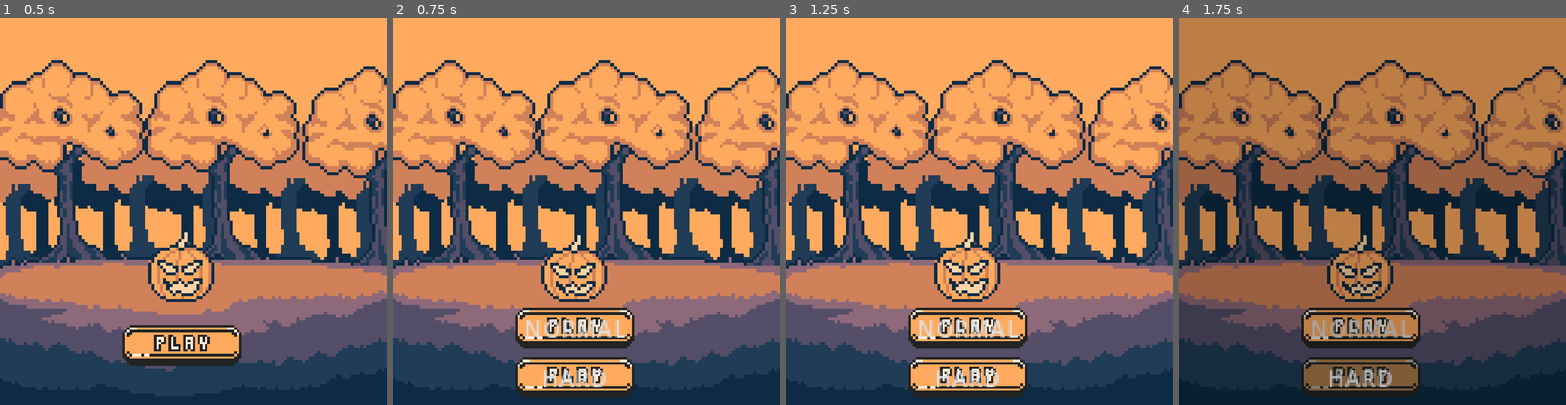
Above: before the commit, frames 1-4 (left to right).
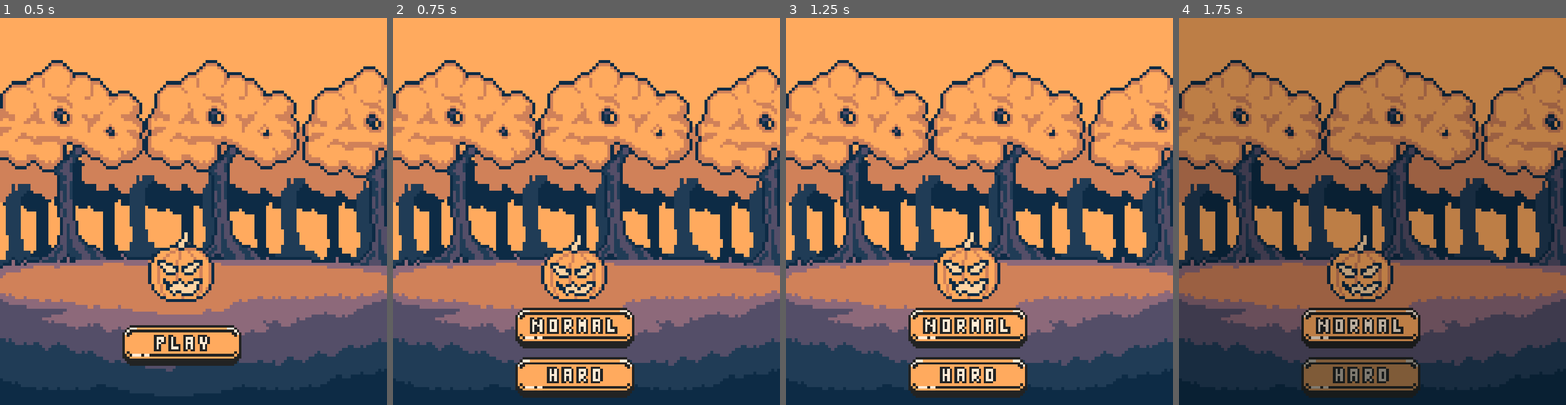
Above: after the commit, the same moments.

Repository: QuoteGenerator/Jame_Gam_Halloween
Game: Godot game, scene res://main_menu.tscn
Same seed, same stepped clock (60 frames per second), same inputs: the game is played once before the commit and once after it.
Inputs (mouse positions are in pixels of both pictures, inside the frame that each line leads up to):
- Up to frame 1 (0.5 s): no input
- Up to frame 2 (0.75 s): click (574, 346) at 0.5 s
- Up to frame 3 (1.25 s): no input
- Up to frame 4 (1.75 s): click (1360, 377) at 1.25 s

Frame 1 is identical in both runs. In frame 2, 1.3% of the frame differs, in the area x 34-61%, y 77-96%; in frame 3, 1.3%; in frame 4, 1.2%.

Commit message:
card double click bug fixed, new button sprites implemented

Diff:
--- a/Jame_GAM_HALLOWEN_FIX/jame-gam-halloween/Scripts/dialoguebox_end.gd
+++ b/Jame_GAM_HALLOWEN_FIX/jame-gam-halloween/Scripts/dialoguebox_end.gd
@@ -10,7 +10,7 @@
 	READING,
 	FINISHED
 }
-# @onready var type_sound: AudioStreamPlayer = $SfxRetroMultiplev1
+@onready var type_sound: AudioStreamPlayer = $SfxRetroMultiplev1
 
 @onready var textbox_container: MarginContainer = $TextboxContainer
 @onready var start_symbol: Label = $TextboxContainer/MarginContainer/HBoxContainer/StartSymbol
@@ -72,7 +72,7 @@
 	#tween = create_tween()
 	tween.tween_property(label, "visible_ratio", 1, len(next_text) * CHAR_READ_RATE)
 	state = State.READING
-	# type_sound.play()
+	type_sound.play()
 	#tween.start()
 
 func finish_text():
@@ -80,7 +80,7 @@
 	label.visible_ratio = 1
 	state = State.FINISHED
 	end_symbol.text = "V"
-	# type_sound.stop()
+	type_sound.stop()
 
 
 func _on_dialogue_end_finished() -> void:
--- a/Jame_GAM_HALLOWEN_FIX/jame-gam-halloween/Scripts/milestone1.gd
+++ b/Jame_GAM_HALLOWEN_FIX/jame-gam-halloween/Scripts/milestone1.gd
@@ -5,6 +5,7 @@
 @onready var move_milestone_1: CanvasLayer = $"."
 @onready var card_select: CanvasLayer = $"."
 @onready var label: Label = $Label
+@onready var click: AudioStreamPlayer = $Click
 
 
 var text_speed = 0.5
@@ -28,6 +29,7 @@
 func _on_fire_card_1_pressed() -> void:
 	GameState.player_moveset["S2"] = "FIREBALL\nDMG: 8  COST: 10  HIT%: 70"
 	GameState.move_milestone_1_completed = true
+	click.play()
 
 	GameState.move1_selected.emit()
 	hide()
@@ -37,6 +39,7 @@
 func _on_fire_card_2_pressed() -> void:
 	GameState.player_moveset["S2"] = "METEOR\nDMG: 12  COST: 15  HIT%: 45"
 	GameState.move_milestone_1_completed = true
+	click.play()
 
 	GameState.move1_selected.emit()
 	hide()
--- a/Jame_GAM_HALLOWEN_FIX/jame-gam-halloween/Scripts/milestone2.gd
+++ b/Jame_GAM_HALLOWEN_FIX/jame-gam-halloween/Scripts/milestone2.gd
@@ -1,6 +1,8 @@
 extends CanvasLayer
 
 signal move2_selected
+
+@onready var click: AudioStreamPlayer = $Click
 
 @onready var move_milestone_2: CanvasLayer = $"."
 @onready var combat_button = get_node("/root/Area1/CombatUI/Panel/Control/simple_attack_button")
@@ -35,6 +37,7 @@
 	GameState.move_milestone_2_completed = true
 	GameState.gust_picked = true
 	GameState.move2_selected.emit()
+	click.play()
 	hide()
 
 
@@ -43,4 +46,5 @@
 	GameState.move_milestone_2_completed = true
 	GameState.tornado_picked = true
 	GameState.move2_selected.emit()
+	click.play()
 	hide()
--- a/Jame_GAM_HALLOWEN_FIX/jame-gam-halloween/Tutorial_Area.tscn
+++ b/Jame_GAM_HALLOWEN_FIX/jame-gam-halloween/Tutorial_Area.tscn
@@ -13,7 +13,6 @@
 [ext_resource type="PackedScene" uid="uid://c6qwfkx23a2oe" path="res://rock_2.tscn" id="11_dipwe"]
 [ext_resource type="PackedScene" uid="uid://b8j662xpheekl" path="res://rock_1.tscn" id="12_fpldr"]
 [ext_resource type="PackedScene" uid="uid://dsm14bv6t17br" path="res://pumpkin_pie.tscn" id="13_0b11v"]
-[ext_resource type="PackedScene" uid="uid://cnokheo2ovrgs" path="res://fire_cards.tscn" id="13_uwtsg"]
 [ext_resource type="PackedScene" uid="uid://dejoqp57xlvc" path="res://skeleton.tscn" id="14_dipwe"]
 [ext_resource type="PackedScene" uid="uid://ckiiat4ysplny" path="res://ghost.tscn" id="15_fpldr"]
 [ext_resource type="Script" uid="uid://dolpru2rub64q" path="res://Scripts/scene_switch2.gd" id="16_fpldr"]
@@ -90,8 +89,6 @@
 [node name="TutorialArea" type="Node2D" unique_id=1696652792]
 script = ExtResource("1_0b11v")
 
-[node name="CardSelect" parent="." unique_id=581881684 instance=ExtResource("13_uwtsg")]
-
 [node name="Player" parent="." unique_id=1519202898 instance=ExtResource("2_ueham")]
 z_index = 1
 position = Vector2(3, 119)
--- a/Jame_GAM_HALLOWEN_FIX/jame-gam-halloween/dialoguebox_end.tscn
+++ b/Jame_GAM_HALLOWEN_FIX/jame-gam-halloween/dialoguebox_end.tscn
@@ -1,6 +1,7 @@
 [gd_scene format=3 uid="uid://bahkdi53jc6bf"]
 
 [ext_resource type="Script" uid="uid://brfdwqt2q3ura" path="res://Scripts/dialoguebox_end.gd" id="1_vwf7o"]
+[ext_resource type="AudioStream" uid="uid://ujpquq01ol2u" path="res://Assets/Sounds/SFX_RetroMultiplev1.wav" id="2_n2bh6"]
 [ext_resource type="FontFile" uid="uid://dx2uphxemt1ij" path="res://Assets/PixeloidSans-Bold.otf" id="2_qmh15"]
 
 [sub_resource type="StyleBoxFlat" id="StyleBoxFlat_3gngh"]
@@ -14,8 +15,8 @@
 [node name="Textbox" type="CanvasLayer" unique_id=1368686350]
 script = ExtResource("1_vwf7o")
 
-[node name="SfxRetroMultiplev1" type="AudioStreamPlayer" parent="." unique_id=896633466]
-volume_db = -24.969
+[node name="SfxRetroMultiplev1" type="AudioStreamPlayer" parent="." unique_id=1271077313]
+stream = ExtResource("2_n2bh6")
 
 [node name="TextboxContainer" type="MarginContainer" parent="." unique_id=1881389443]
 anchors_preset = 12
--- a/Jame_GAM_HALLOWEN_FIX/jame-gam-halloween/fire_cards.tscn
+++ b/Jame_GAM_HALLOWEN_FIX/jame-gam-halloween/fire_cards.tscn
@@ -4,6 +4,7 @@
 [ext_resource type="Texture2D" uid="uid://cueu02bm2rthk" path="res://Assets/Sprites/fire_card.png" id="1_g0tij"]
 [ext_resource type="Texture2D" uid="uid://dao2n4lbhokdr" path="res://Assets/Sprites/panel.png" id="2_0ho6w"]
 [ext_resource type="FontFile" uid="uid://dx2uphxemt1ij" path="res://Assets/PixeloidSans-Bold.otf" id="2_8d0gq"]
+[ext_resource type="AudioStream" uid="uid://mh2shntgg1g" path="res://Assets/Sounds/click.wav" id="2_xgxvq"]
 
 [sub_resource type="StyleBoxTexture" id="StyleBoxTexture_g4v7s"]
 texture = ExtResource("1_g0tij")
@@ -25,6 +26,9 @@
 scale = Vector2(4.27, 4.27)
 transform = Transform2D(4.27, 0, 0, 4.27, 232.785, 206.455)
 script = ExtResource("1_8d0gq")
+
+[node name="Click" type="AudioStreamPlayer" parent="." unique_id=1037500863]
+stream = ExtResource("2_xgxvq")
 
 [node name="Panel" type="Sprite2D" parent="." unique_id=1674253189]
 position = Vector2(84.59368, -22.823185)
--- a/Jame_GAM_HALLOWEN_FIX/jame-gam-halloween/main_menu.tscn
+++ b/Jame_GAM_HALLOWEN_FIX/jame-gam-halloween/main_menu.tscn
@@ -5,6 +5,12 @@
 [ext_resource type="Texture2D" uid="uid://b6mr3uolybi14" path="res://Assets/Sprites/play_btn.png" id="2_jix8l"]
 [ext_resource type="Texture2D" uid="uid://b1e0w1lkvmosp" path="res://Assets/Sprites/play_btn_pressed.png" id="3_glbon"]
 [ext_resource type="Texture2D" uid="uid://d1wc4lvyewliu" path="res://Assets/Sprites/play_btn_hover.png" id="4_nlkkf"]
+[ext_resource type="Texture2D" uid="uid://cekf8trj2hqgx" path="res://Assets/Sprites/hard_btn.png" id="6_0k4wn"]
+[ext_resource type="Texture2D" uid="uid://cprfadgjjdo4e" path="res://Assets/Sprites/hard_btn_pressed.png" id="7_j5v2v"]
+[ext_resource type="Texture2D" uid="uid://6ehkwnelbxg8" path="res://Assets/Sprites/hard_btn_hover.png" id="8_iotk1"]
+[ext_resource type="Texture2D" uid="uid://cendb3hrdmeoe" path="res://Assets/normal_btn.png" id="9_w44g7"]
+[ext_resource type="Texture2D" uid="uid://cyqxwvwc4mb6j" path="res://Assets/normal_btn_pressed.png" id="10_cm266"]
+[ext_resource type="Texture2D" uid="uid://c5f4nqu3d640c" path="res://Assets/normal_btn_hover.png" id="11_g8g3n"]
 
 [sub_resource type="AtlasTexture" id="AtlasTexture_7vrkn"]
 atlas = ExtResource("1_06t4h")
@@ -36,6 +42,24 @@
 
 [sub_resource type="StyleBoxTexture" id="StyleBoxTexture_d0u6y"]
 texture = ExtResource("4_nlkkf")
+
+[sub_resource type="StyleBoxTexture" id="StyleBoxTexture_l6rid"]
+texture = ExtResource("6_0k4wn")
+
+[sub_resource type="StyleBoxTexture" id="StyleBoxTexture_q5icn"]
+texture = ExtResource("7_j5v2v")
+
+[sub_resource type="StyleBoxTexture" id="StyleBoxTexture_eyjgu"]
+texture = ExtResource("8_iotk1")
+
+[sub_resource type="StyleBoxTexture" id="StyleBoxTexture_rubpl"]
+texture = ExtResource("9_w44g7")
+
+[sub_resource type="StyleBoxTexture" id="StyleBoxTexture_bj05s"]
+texture = ExtResource("10_cm266")
+
+[sub_resource type="StyleBoxTexture" id="StyleBoxTexture_qejde"]
+texture = ExtResource("11_g8g3n")
 
 [sub_resource type="Animation" id="Animation_0b11v"]
 length = 0.001
@@ -124,10 +148,9 @@
 offset_top = 60.0
 offset_right = 41.0
 offset_bottom = 88.0
-theme_override_styles/normal = SubResource("StyleBoxTexture_yf5fn")
-theme_override_styles/pressed = SubResource("StyleBoxTexture_57qmd")
-theme_override_styles/hover = SubResource("StyleBoxTexture_d0u6y")
-text = "HARD"
+theme_override_styles/normal = SubResource("StyleBoxTexture_l6rid")
+theme_override_styles/pressed = SubResource("StyleBoxTexture_q5icn")
+theme_override_styles/hover = SubResource("StyleBoxTexture_eyjgu")
 
 [node name="NormalBtn" type="Button" parent="Control" unique_id=1033196706]
 visible = false
@@ -136,10 +159,9 @@
 offset_top = 26.0
 offset_right = 41.0
 offset_bottom = 54.0
-theme_override_styles/normal = SubResource("StyleBoxTexture_yf5fn")
-theme_override_styles/pressed = SubResource("StyleBoxTexture_57qmd")
-theme_override_styles/hover = SubResource("StyleBoxTexture_d0u6y")
-text = "NORMAL"
+theme_override_styles/normal = SubResource("StyleBoxTexture_rubpl")
+theme_override_styles/pressed = SubResource("StyleBoxTexture_bj05s")
+theme_override_styles/hover = SubResource("StyleBoxTexture_qejde")
 
 [node name="Camera" type="Camera2D" parent="." unique_id=728284851]
 position = Vector2(8, -40)
--- a/Jame_GAM_HALLOWEN_FIX/jame-gam-halloween/wind_cards.tscn
+++ b/Jame_GAM_HALLOWEN_FIX/jame-gam-halloween/wind_cards.tscn
@@ -1,6 +1,7 @@
 [gd_scene format=3 uid="uid://s4d17eurxlp2"]
 
 [ext_resource type="Script" uid="uid://fhmrcwiayavl" path="res://Scripts/milestone2.gd" id="1_pq5lh"]
+[ext_resource type="AudioStream" uid="uid://mh2shntgg1g" path="res://Assets/Sounds/click.wav" id="2_fw1y1"]
 [ext_resource type="Texture2D" uid="uid://mmwrq8s4nyyg" path="res://Assets/Sprites/panel2.png" id="2_pq5lh"]
 [ext_resource type="FontFile" uid="uid://dx2uphxemt1ij" path="res://Assets/PixeloidSans-Bold.otf" id="3_fw1y1"]
 [ext_resource type="Texture2D" uid="uid://6p4v5m2ypm2h" path="res://Assets/Sprites/wind_card.png" id="4_fw1y1"]
@@ -25,6 +26,9 @@
 scale = Vector2(4.27, 4.27)
 transform = Transform2D(4.27, 0, 0, 4.27, 232.785, 206.455)
 script = ExtResource("1_pq5lh")
+
+[node name="Click" type="AudioStreamPlayer" parent="." unique_id=1795954740]
+stream = ExtResource("2_fw1y1")
 
 [node name="Panel" type="Sprite2D" parent="." unique_id=1674253189]
 position = Vector2(84.59368, -22.823185)
Not shown, added: Jame_GAM_HALLOWEN_FIX/jame-gam-halloween/Assets/Sounds/SFX_RetroMultiplev1.wav.import
Not shown, added: Jame_GAM_HALLOWEN_FIX/jame-gam-halloween/Assets/Sounds/click.wav.import
Not shown, added: Jame_GAM_HALLOWEN_FIX/jame-gam-halloween/Assets/Sounds/coin_4.wav.import
Binary file added: Jame_GAM_HALLOWEN_FIX/jame-gam-halloween/Assets/Sprites/hard_btn.png
Not shown, added: Jame_GAM_HALLOWEN_FIX/jame-gam-halloween/Assets/Sprites/hard_btn.png.import
Binary file added: Jame_GAM_HALLOWEN_FIX/jame-gam-halloween/Assets/Sprites/hard_btn_hover.png
Not shown, added: Jame_GAM_HALLOWEN_FIX/jame-gam-halloween/Assets/Sprites/hard_btn_hover.png.import
Binary file added: Jame_GAM_HALLOWEN_FIX/jame-gam-halloween/Assets/Sprites/hard_btn_pressed.png
Not shown, added: Jame_GAM_HALLOWEN_FIX/jame-gam-halloween/Assets/Sprites/hard_btn_pressed.png.import
Binary file added: Jame_GAM_HALLOWEN_FIX/jame-gam-halloween/Assets/normal_btn.png
Not shown, added: Jame_GAM_HALLOWEN_FIX/jame-gam-halloween/Assets/normal_btn.png.import
Binary file added: Jame_GAM_HALLOWEN_FIX/jame-gam-halloween/Assets/normal_btn_hover.png
(and 6 more such lines)
